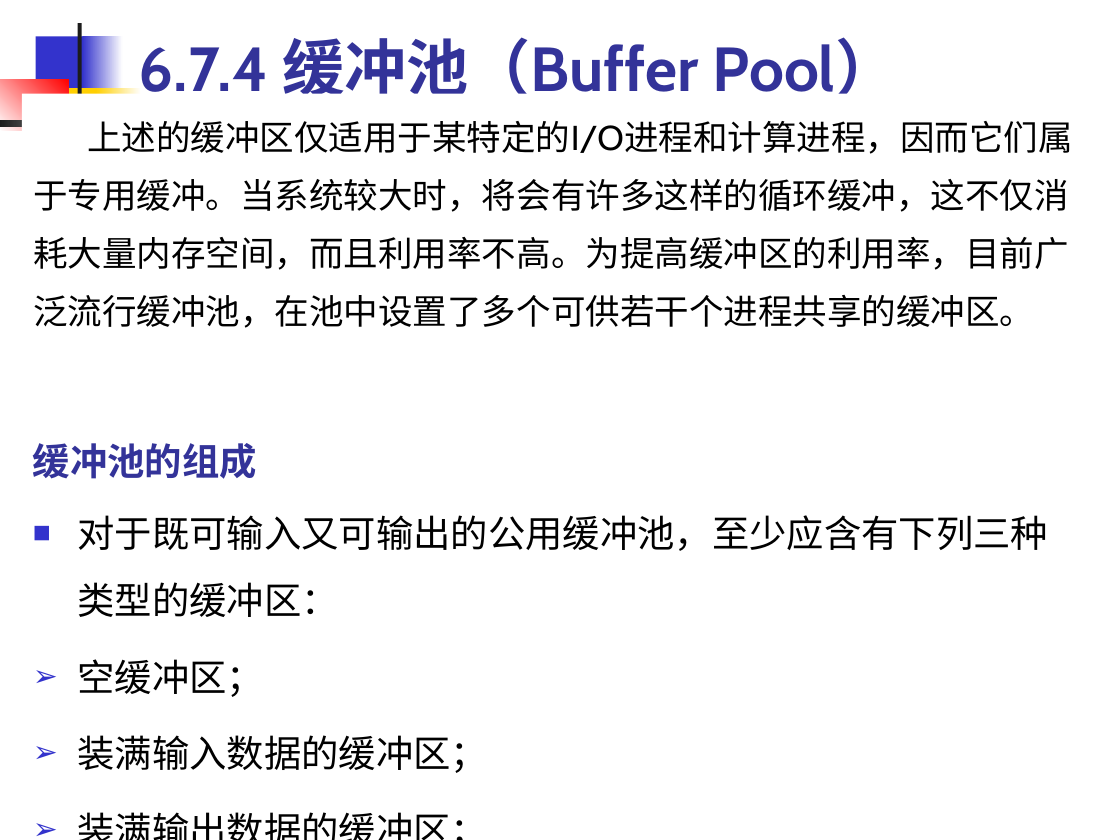
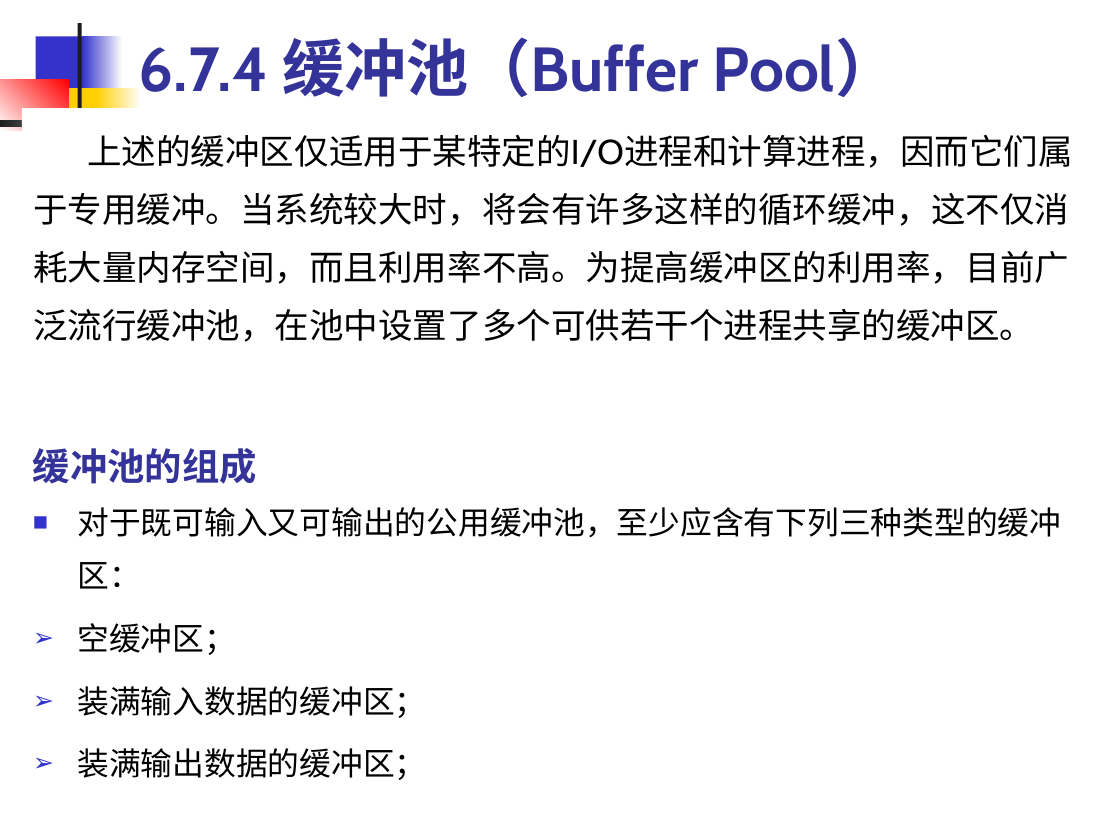
Before and after one commit to edu2act/course-OS, a slide deck: slide 57 of materials/slides/OS_Chap 6.ppt. Drawn at 1120x840 pixels with LibreOffice and Linux fonts; fonts in the diff are those of the drawing. Boxes give left, top, right and bottom in pixels: in the first picture for what was removed or moved away, otherwise in the second. Text is boxed around its words. In the diff, an @@ line names an element or a change of style, - is before the commit and + after.

```diff
--- a/materials/slides/OS_Chap 6.ppt
+++ b/materials/slides/OS_Chap 6.ppt
@@ text "上述的缓冲区仅适用于某特定的I/O进程和计算进程，因而它们属于专用缓冲。当系统较大时，将会有许多这样的循环缓冲，这不仅消 ...": place and size @@
-text "上述的缓冲区仅适用于某特定的I/O进程和计算进程，因而它们属于专用缓冲。当系统较大时，将会有许多这样的循环缓冲，这不仅消 ..." at <box>33,121,1073,328</box>
+text "上述的缓冲区仅适用于某特定的I/O进程和计算进程，因而它们属于专用缓冲。当系统较大时，将会有许多这样的循环缓冲，这不仅消 ..." at <box>33,135,1073,342</box>
@@ text "缓冲池的组成": place and size @@
-text "缓冲池的组成" at <box>33,443,257,479</box>
+text "缓冲池的组成" at <box>33,448,257,484</box>
@@ text "对于既可输入又可输出的公用缓冲池，至少应含有下列三种类型的缓冲区：" at <box>78,507,1062,780</box>: size 24 to 20.4 pt; line spacing 1.5 to 1.4 @@
```
Also in this commit, not shown: 29 other slides changed, 3 other files.
